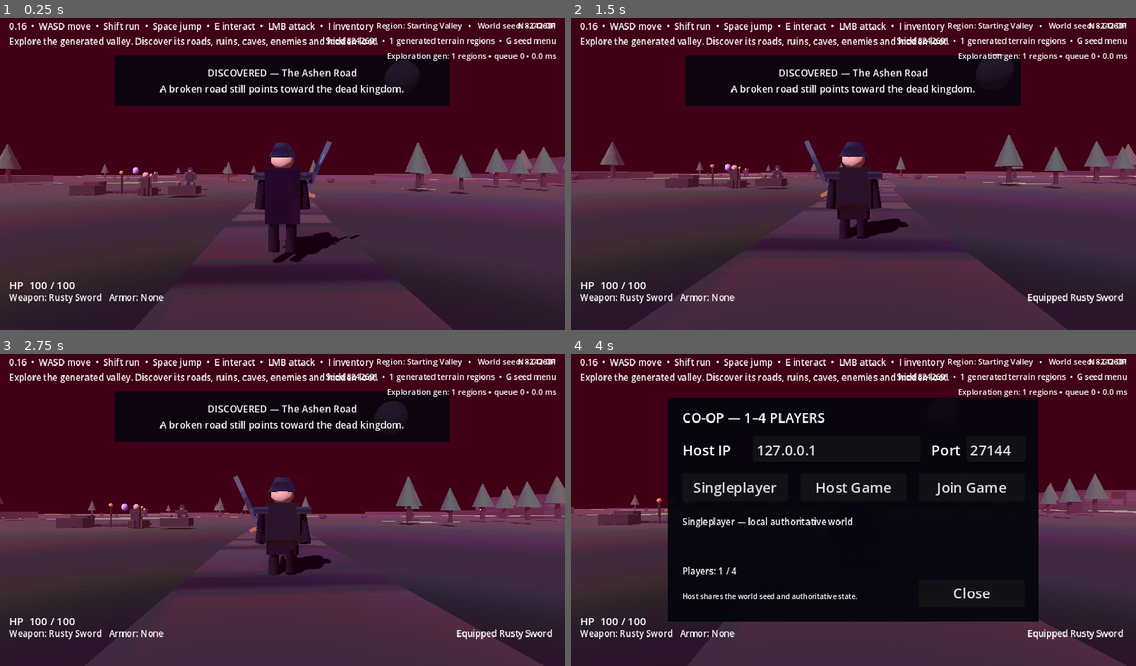
Above: before the commit, frames 1-4 (two rows, left to right).
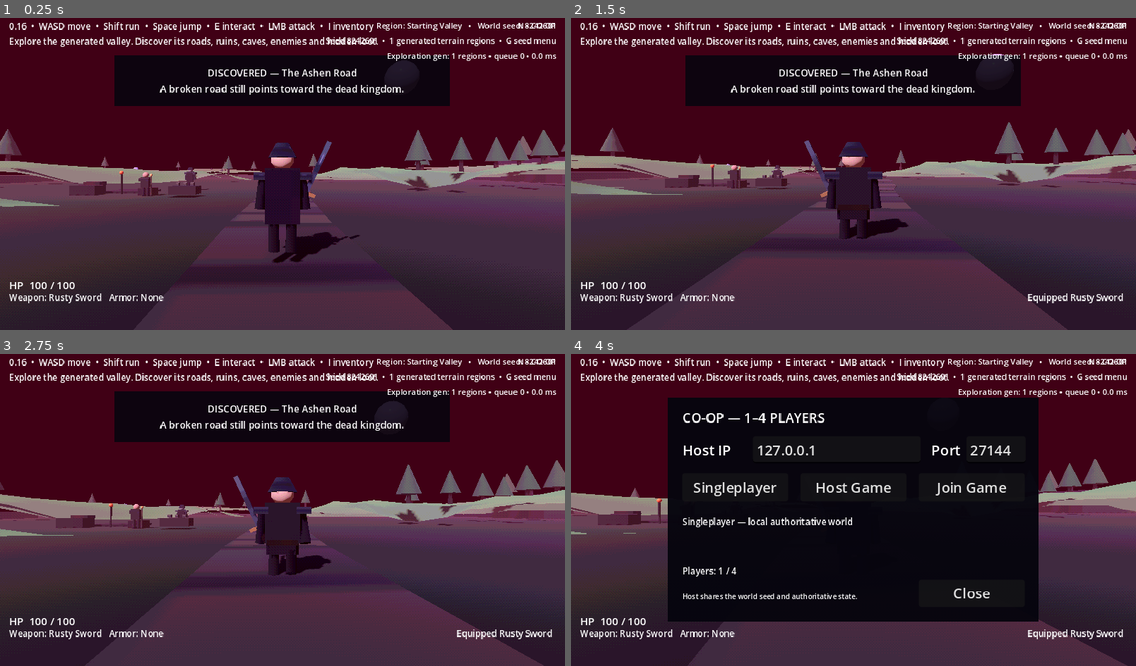
Above: after the commit, the same moments.

Repository: jasonjllind-cpu/aispel
Game: Godot game, scene res://main.tscn
Same seed, same stepped clock (60 frames per second), same inputs: the game is played once before the commit and once after it.
Inputs (mouse positions are in pixels of both pictures, inside the frame that each line leads up to):
- Up to frame 1 (0.25 s): no input
- Up to frame 2 (1.5 s): tap Enter at 0.5 s; move the mouse to (881, 170) at 0.52 s; press the mouse at (881, 170) at 0.53 s; hold W (move_forward) from 0.53 s (still down); tap Space (jump) at 0.77 s; move the mouse to (825, 174) at 1.27 s; release the mouse at (825, 174) at 1.28 s; tap R (equip_next) at 1.35 s
- Up to frame 3 (2.75 s): keep holding W (move_forward); tap Space (jump) at 1.52 s; move the mouse to (293, 500) at 2.02 s; hold E (interact) from 2.03 s (still down)
- Up to frame 4 (4 s): keep holding W (move_forward); tap Space (jump) at 2.75, 3.02, 3.77 s; move the mouse to (847, 513) at 2.77 s; release E (interact) at 2.78 s; tap Shift (sprint) at 2.85 s; move the mouse to (893, 510) at 3.52 s; tap N at 3.6 s

The runs differ from the first frame. In frame 1, 4.9% of the frame differs, in the area x 0-100%, y 35-61%; in frame 2, 5.1%, in the area x 0-100%, y 33-58%; in frame 3, 5.0%; in frame 4, 2.4%.

Commit message:
Amplify seed-driven terrain profiles

Diff:
--- a/scripts/world/world_generator.gd
+++ b/scripts/world/world_generator.gd
@@ -13,15 +13,23 @@
 var detail_noise := FastNoiseLite.new()
 var ridge_noise := FastNoiseLite.new()
 var biome_map: RefCounted
+var terrain_amplitude_multiplier: float = 1.0
+var terrain_detail_multiplier: float = 1.0
+var terrain_ridge_multiplier: float = 1.0
 
 func configure(seed_value: int) -> void:
 	world_seed = seed_value if seed_value != 0 else 8242601
+	var profile_rng := RandomNumberGenerator.new()
+	profile_rng.seed = _layer_seed("terrain:profile")
 	height_noise.seed = _layer_seed("terrain:base")
-	height_noise.frequency = 0.0105
+	height_noise.frequency = profile_rng.randf_range(0.0065, 0.0165)
 	detail_noise.seed = _layer_seed("terrain:detail")
-	detail_noise.frequency = 0.031
+	detail_noise.frequency = profile_rng.randf_range(0.024, 0.052)
 	ridge_noise.seed = _layer_seed("terrain:ridge")
-	ridge_noise.frequency = 0.0065
+	ridge_noise.frequency = profile_rng.randf_range(0.0045, 0.011)
+	terrain_amplitude_multiplier = profile_rng.randf_range(0.82, 1.35)
+	terrain_detail_multiplier = profile_rng.randf_range(0.72, 1.45)
+	terrain_ridge_multiplier = profile_rng.randf_range(0.70, 1.55)
 	biome_map = BIOME_MAP_SCRIPT.new()
 	biome_map.call("configure", _layer_seed("biome_map"))
 
@@ -114,8 +122,10 @@
 	var base_value: float = (height_noise.get_noise_2d(global_x, global_z) + 1.0) * 0.5
 	var detail_value: float = detail_noise.get_noise_2d(global_x, global_z)
 	var ridge_value: float = abs(ridge_noise.get_noise_2d(global_x, global_z))
-	var amplitude: float = (0.55 + elevation * 0.20) * terrain_scale
-	var height: float = 0.10 + base_value * amplitude + detail_value * detail_strength * 0.22 + ridge_value * ridge_strength * 0.55
+	var amplitude: float = (2.4 + elevation * 1.8) * terrain_scale * terrain_amplitude_multiplier
+	var height: float = 0.10 + base_value * amplitude
+	height += detail_value * detail_strength * 0.95 * terrain_detail_multiplier
+	height += ridge_value * ridge_strength * 2.8 * terrain_ridge_multiplier
 
 	var road_t: float = clamp((48.0 - local_z) / 96.0, 0.0, 1.0)
 	var road_x: float = sin(road_t * TAU * 1.15) * 5.0
